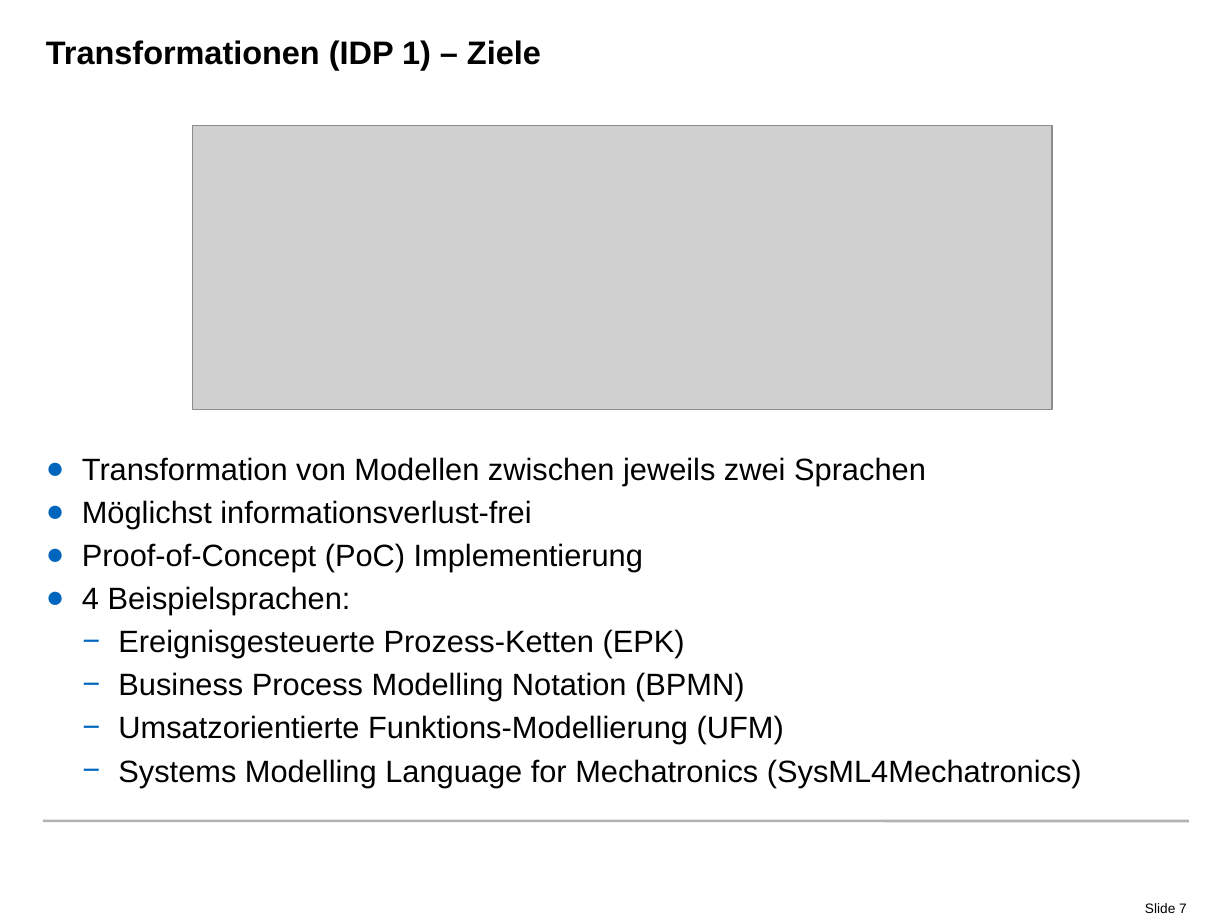
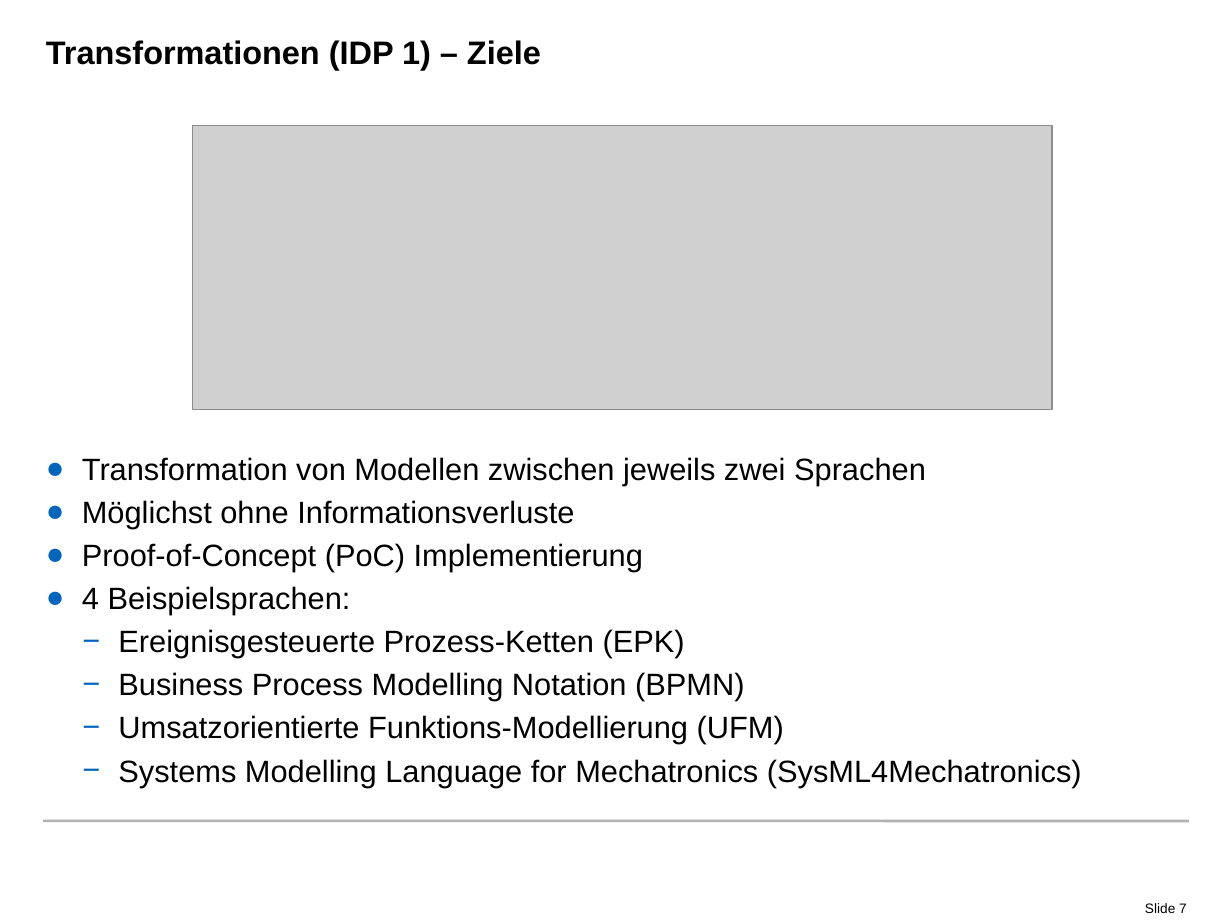
Before and after one commit to radke-tum/idp, a slide deck: slide 7 of pssif/doc/PSSIF.pptx. Drawn at 1232x924 pixels with LibreOffice and Linux fonts; fonts in the diff are those of the drawing; grey boxes stand for pictures; background and template pictures are left out. Boxes give left, top, right and bottom in pixels: in the first picture for what was removed or moved away, otherwise in the second. Text is boxed around its words. In the diff, an @@ line names an element or a change of style, - is before the commit and + after.

```diff
--- a/pssif/doc/PSSIF.pptx
+++ b/pssif/doc/PSSIF.pptx
@@ text at <box>82,500,574,528</box>: text changed @@
-● Möglichst informationsverlust-frei
+● Möglichst ohne Informationsverluste
```
Also in this commit, not shown: 12 other slides changed, 3 slides added, 2 slides removed.
